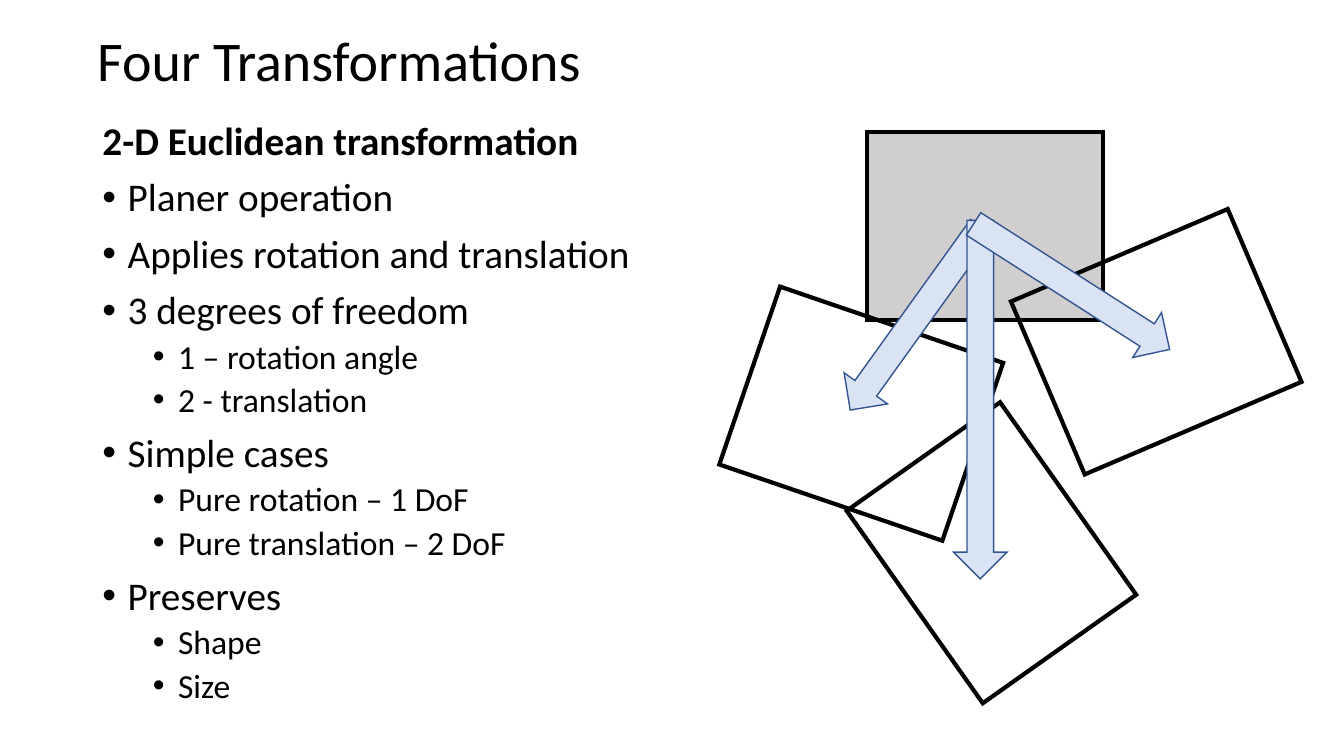
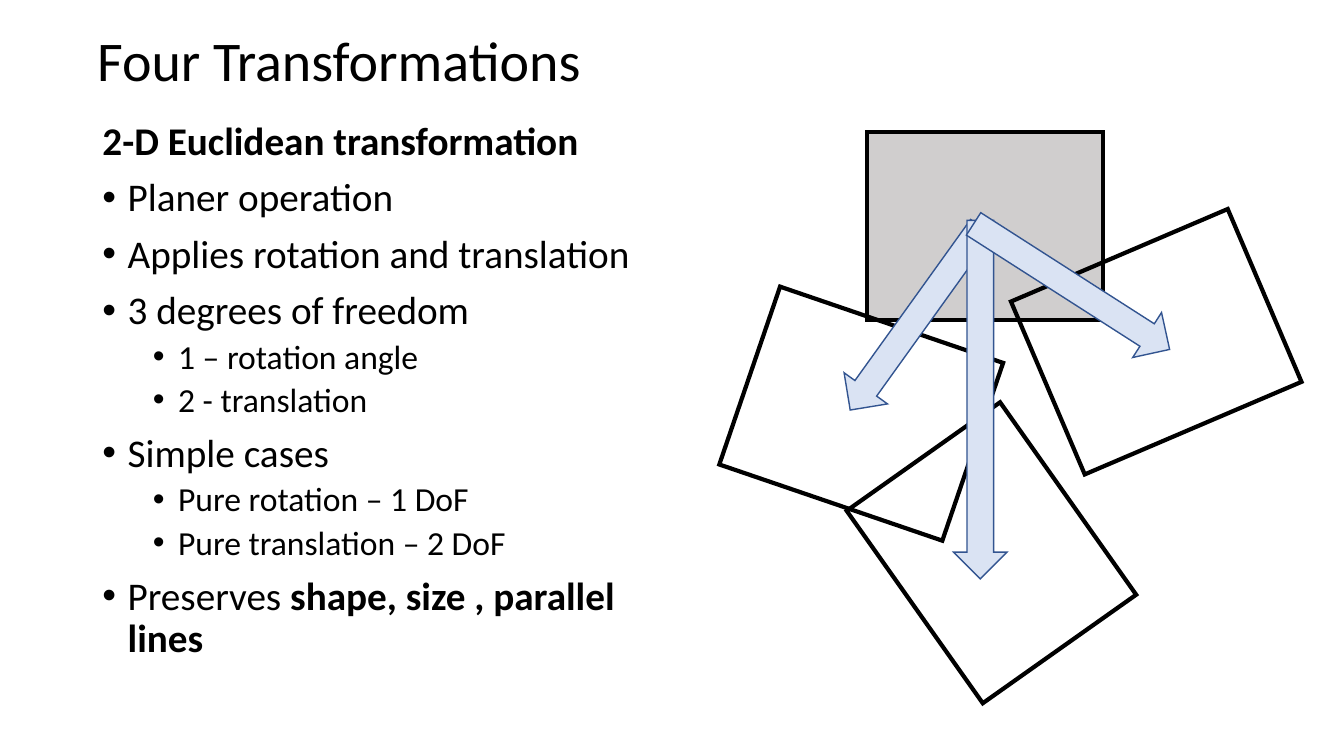
Before and after one commit to StephenElston/CSCI-E25, a slide deck: slide 26 of Slides/9_HomographyProjection.pptx (slide 25 before the commit). Drawn at 1344x756 pixels with LibreOffice and Linux fonts; fonts in the diff are those of the drawing. Boxes give left, top, right and bottom in pixels: in the first picture for what was removed or moved away, otherwise in the second. Text is boxed around its words. In the diff, an @@ line names an element or a change of style, - is before the commit and + after.

```diff
--- a/Slides/9_HomographyProjection.pptx
+++ b/Slides/9_HomographyProjection.pptx
@@ text at (x1=128, y1=582, x2=614, y2=653): text changed; bold on @@
-• Preserves
-  • Shape
-  • Size
+• Preserves shape, size , parallel lines
```
Also in this commit, not shown: 6 other slides changed, 2 slides added.
